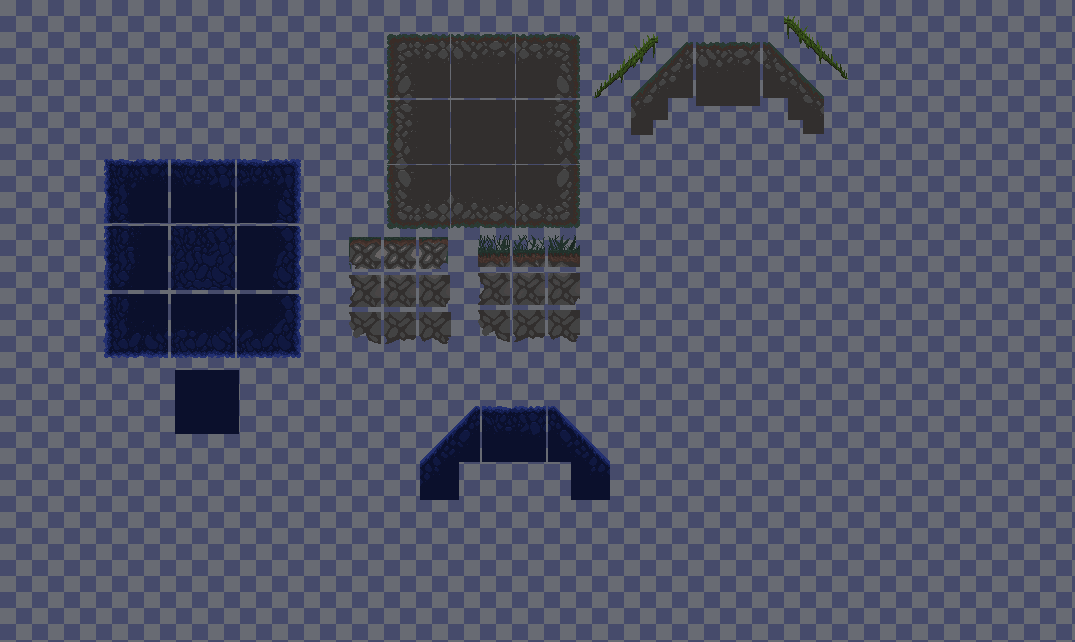
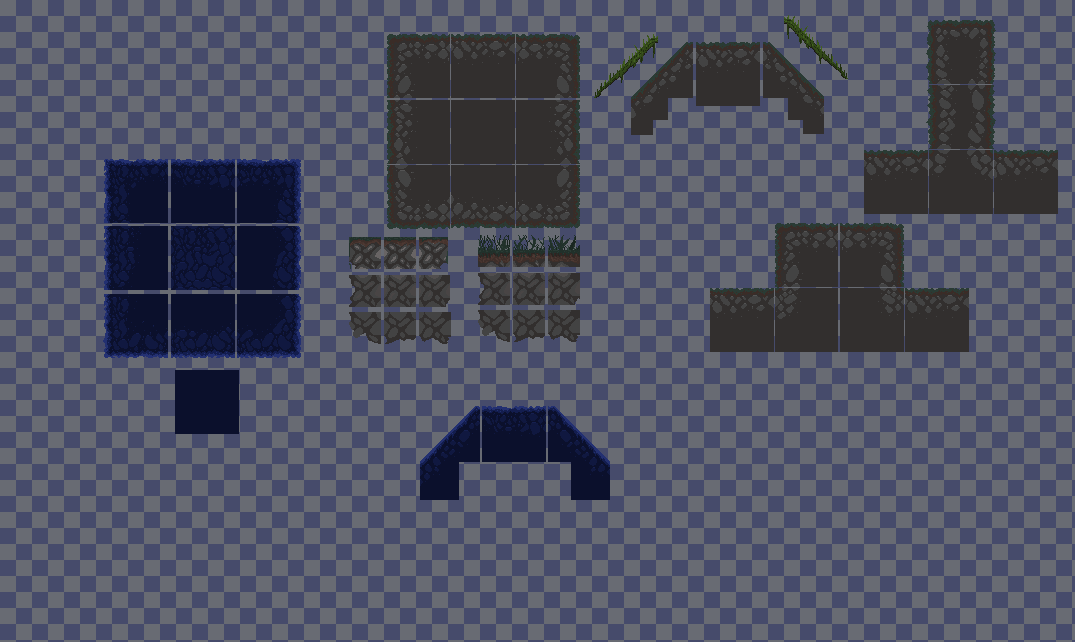
Comparing the layer stacks of the two 1075x642 images. Changes:
added group "Одиночные столбы" with 5 layers above "30.06.22 уголки" over [864, 20, 1058, 214]
added layer "1" (1st of 3, in "Одиночные столбы") in group "Одиночные столбы" over [926, 20, 996, 84]
added layer "2" (1st of 2, in "Одиночные столбы") in group "Одиночные столбы" over [926, 85, 996, 149]
added layer "3" (1st of 2, in "Одиночные столбы") in group "Одиночные столбы" over [929, 150, 993, 214]
added layer "4" (1st of 2, in "Одиночные столбы") in group "Одиночные столбы" over [864, 150, 928, 214]
added layer "5" (1st of 2, in "Одиночные столбы") in group "Одиночные столбы" over [994, 150, 1058, 214]
added group "30.06.22 уголки" with 6 layers above "Рампы для пещер" over [710, 223, 969, 352]
added layer "правНиз" in group "30.06.22 уголки" over [905, 288, 969, 352]
added layer "правБок" in group "30.06.22 уголки" over [840, 223, 904, 287]
added layer "1" (2nd of 3, in "30.06.22 уголки") in group "30.06.22 уголки" over [840, 288, 904, 352]
added layer "01" in group "30.06.22 уголки" over [775, 285, 838, 352]
added layer "левБок" in group "30.06.22 уголки" over [775, 223, 838, 287]
added layer "левНиз" in group "30.06.22 уголки" over [710, 288, 774, 352]
